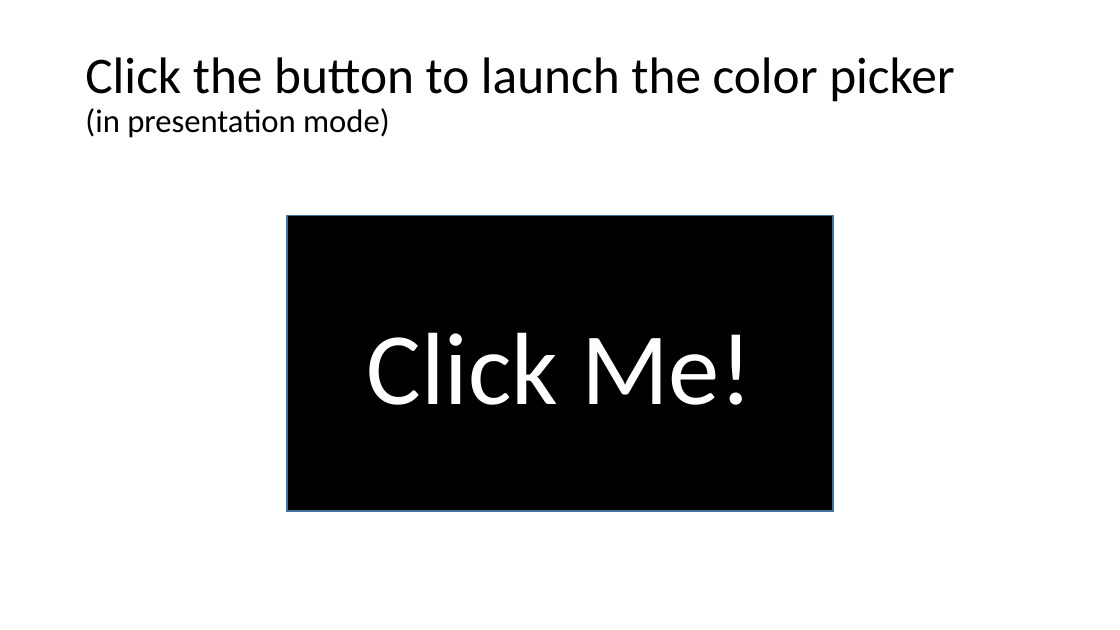
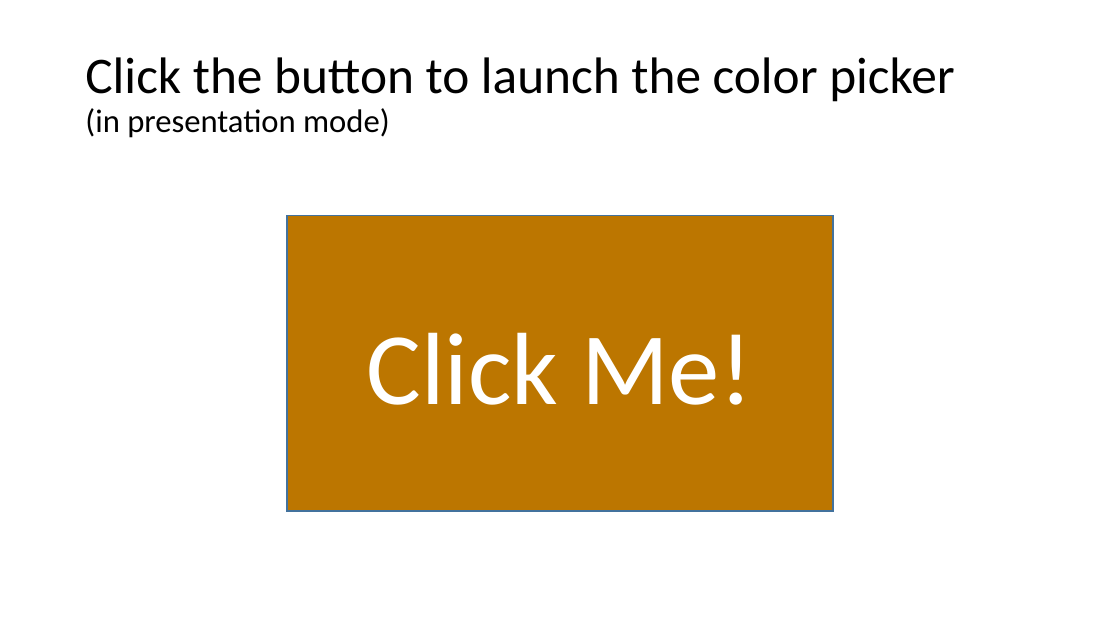
Before and after one commit to ericaddison/VBA-PPT-ColorPicker, a slide deck: slide 1 of demo/colopicker.pptm. Drawn at 1120x630 pixels with LibreOffice and Linux fonts; fonts in the diff are those of the drawing. Boxes give left, top, right and bottom in pixels: in the first picture for what was removed or moved away, otherwise in the second. Text is boxed around its words. In the diff, an @@ line names an element or a change of style, - is before the commit and + after.

```diff
--- a/demo/colopicker.pptm
+++ b/demo/colopicker.pptm
@@ action button blank "Click Me!" at (287, 216, 833, 511): fill #000000 to #BC7600 @@
```
Also in this commit, not shown: 3 other files.
